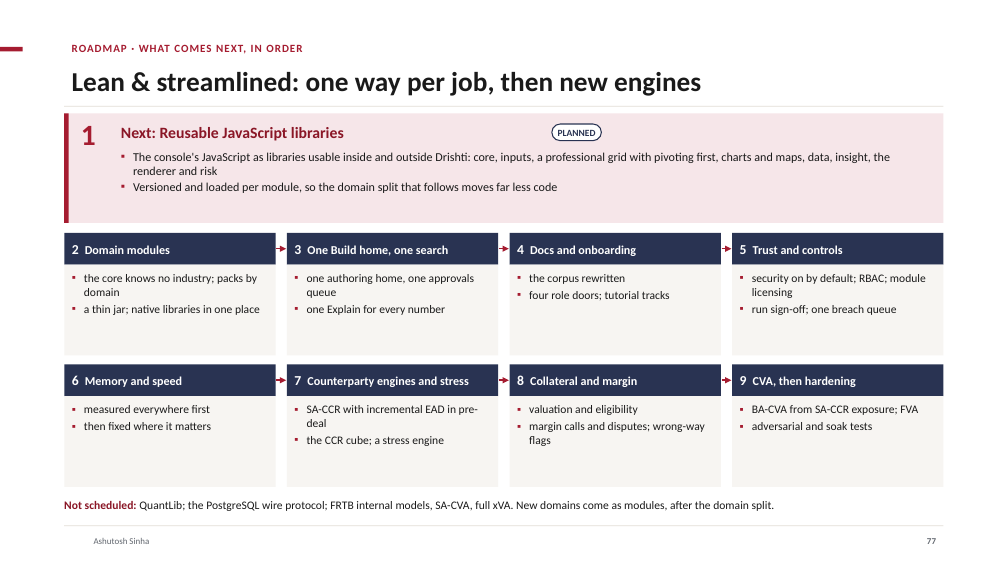
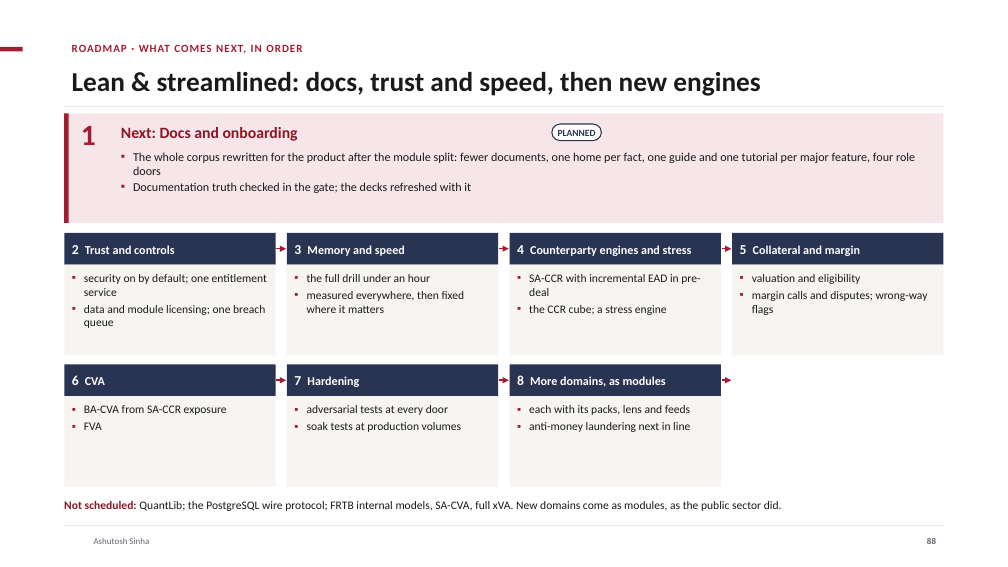
Before and after one commit to ajsinha/drishti, a slide deck: slide 88 of docs/publications/Drishti-VaR-Engine.pptx (slide 77 before the commit). Drawn at 1008x567 pixels with LibreOffice and Linux fonts; fonts in the diff are those of the drawing; background and template pictures are left out. Boxes give left, top, right and bottom in pixels: in the first picture for what was removed or moved away, otherwise in the second. Text is boxed around its words. In the diff, an @@ line names an element or a change of style, - is before the commit and + after.

```diff
--- a/docs/publications/Drishti-VaR-Engine.pptx
+++ b/docs/publications/Drishti-VaR-Engine.pptx
@@ title at (72, 72, 760, 96): text changed @@
-Lean & streamlined: one way per job, then new engines
+Lean & streamlined: docs, trust and speed, then new engines
@@ text at (121, 127, 298, 141): text changed @@
-Next: Reusable JavaScript libraries
+Next: Docs and onboarding
@@ text at (133, 152, 915, 193): text changed @@
-▪ The console's JavaScript as libraries usable inside and outside Drishti: core, inputs, a professional grid with pivoting first, charts and maps, data, insight, the renderer and risk
-▪ Versioned and loaded per module, so the domain split that follows moves far less code
+▪ The whole corpus rewritten for the product after the module split: fewer documents, one home per fact, one guide and one tutorial per major feature, four role doors
+▪ Documentation truth checked in the gate; the decks refreshed with it
@@ text at (72, 245, 175, 254): text changed @@
-2 Domain modules
+2 Trust and controls
@@ text at (294, 245, 405, 256): text changed @@
-3 One Build home, one search
+3 Memory and speed
@@ text at (517, 245, 692, 256): text changed @@
-4 Docs and onboarding
+4 Counterparty engines and stress
@@ text at (740, 245, 860, 256): text changed @@
-5 Trust and controls
+5 Collateral and margin
@@ text at (84, 274, 267, 328): text changed @@
-▪ the core knows no industry; packs by domain
-▪ a thin jar; native libraries in one place
+▪ security on by default; one entitlement service
+▪ data and module licensing; one breach queue
@@ text at (307, 274, 465, 313): text changed @@
-▪ one authoring home, one approvals queue
-▪ one Explain for every number
+▪ the full drill under an hour
+▪ measured everywhere, then fixed where it matters
@@ text at (529, 274, 700, 315): text changed @@
-▪ the corpus rewritten
-▪ four role doors; tutorial tracks
+▪ SA-CCR with incremental EAD in pre-deal
+▪ the CCR cube; a stress engine
@@ text at (752, 274, 928, 315): text changed @@
-▪ security on by default; RBAC; module licensing
-▪ run sign-off; one breach queue
+▪ valuation and eligibility
+▪ margin calls and disputes; wrong-way flags
@@ text at (72, 375, 105, 385): text changed @@
-6 Memory and speed
+6 CVA
@@ text at (294, 376, 359, 387): text changed @@
-7 Counterparty engines and stress
+7 Hardening
@@ text at (517, 375, 666, 387): text changed @@
-8 Collateral and margin
+8 More domains, as modules
@@ rectangle removed at (733, 364, 944, 396) @@
@@ text removed at (740, 376, 856, 387) @@
-9 CVA, then hardening
@@ text at (84, 405, 227, 430): text changed @@
-▪ measured everywhere first
-▪ then fixed where it matters
+▪ BA-CVA from SA-CCR exposure
+▪ FVA
@@ text at (307, 405, 461, 432): text changed @@
-▪ SA-CCR with incremental EAD in pre-deal
-▪ the CCR cube; a stress engine
+▪ adversarial tests at every door
+▪ soak tests at production volumes
@@ text at (529, 405, 690, 432): text changed @@
-▪ valuation and eligibility
-▪ margin calls and disputes; wrong-way flags
+▪ each with its packs, lens and feeds
+▪ anti-money laundering next in line
@@ rectangle removed at (733, 396, 944, 487) @@
@@ text removed at (752, 405, 918, 430) @@
-▪ BA-CVA from SA-CCR exposure; FVA
-▪ adversarial and soak tests
@@ text at (64, 501, 782, 511): text changed @@
-Not scheduled: QuantLib; the PostgreSQL wire protocol; FRTB internal models, SA-CVA, full xVA. New domains come as modules, after the domain split.
+Not scheduled: QuantLib; the PostgreSQL wire protocol; FRTB internal models, SA-CVA, full xVA. New domains come as modules, as the public sector did.
@@ page number at (927, 538, 936, 544): text changed @@
-77
+88
```
Also in this commit, not shown: 13 other slides changed, 13 slides added, 2 slides removed, 3 other files.
